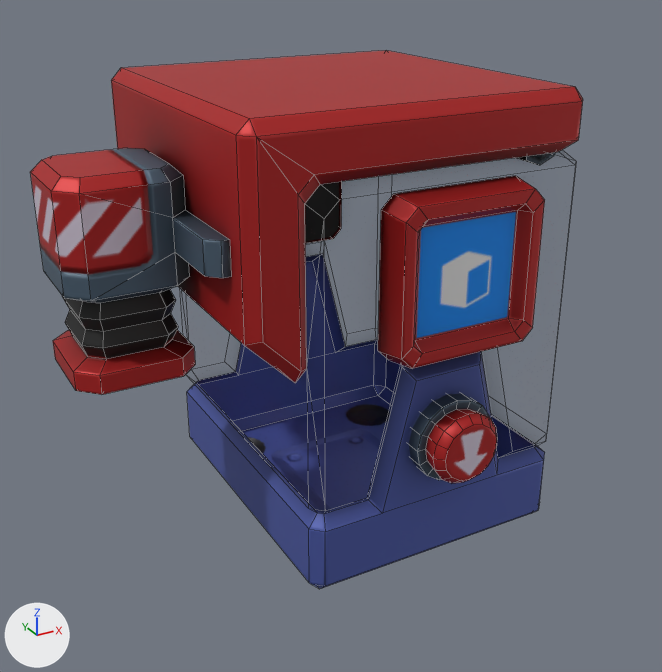
The FBX model Objects/Mesh/obj_factory_dropper_basic_01_off.fbx: old version first, new version second.
Both versions are drawn from a 50 mm lens placed at (-0.082, -0.1393, 0.0621), pointed at (-0.008, -0.0046, -0.0052). The axes (+X, +Y, +Z) are drawn at lower left. The lights are the same throughout. Mesh edges are drawn as thin lines. Where no turn or scale is listed for an object, it has been applied to the vertices.

Script lines for the objects in view, before the commit:
```python
me_cube_001 = bpy.data.meshes.new('Cube.001')
me_cube_001.from_pydata(...)  # 402 vertices, 338 faces; spans x -0.055..0.0292, y -0.0373..0.035, z -0.04..0.04
me_cube_001.materials.append(mat_dropper_basic_01)
ob_obj_factory_dropper_basic_01_lp = bpy.data.objects.new('obj_factory_dropper_basic_01_lp', me_cube_001)
ob_obj_factory_dropper_basic_01_lp.location = (0.0, 0.0, 0.0)
```
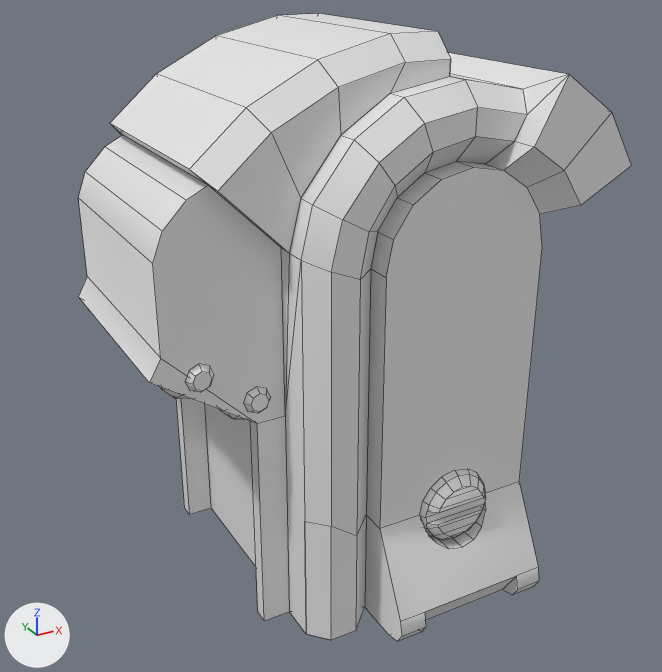
The change, as a list of edits to the scene's bpy script:
```text
Change me_cube_001:
    used by ob_obj_factory_dropper_basic_01_lp; location = (0.0, 0.0, 0.0)
    remove me_cube_001.from_pydata(...)  # 402 vertices, 338 faces; spans x -0.055..0.0292, y -0.0373..0.035, z -0.04..0.04
    remove me_cube_001.materials.append(mat_dropper_basic_01)
    add me_cube_001.from_pydata(...)  # 482 vertices, 400 faces; spans x -0.047..0.0306, y -0.0377..0.0377, z -0.05..0.0485
    me_cube_001 part 1: the loose piece of 106 vertices spanning x -0.035..0.025, y -0.03..0.03, z -0.04..0.04 is rebuilt with 322 vertices and now spans x -0.047..0.0306, y -0.0377..0.0377, z -0.05..0.0485
    me_cube_001 part 2: a new loose piece of 48 vertices spanning x -0.0445..-0.0338, y -0.0172..0.0172, z -0.0051..0.0056
    me_cube_001 part 3: a new loose piece of 48 vertices spanning x -0.0351..-0.0244, y -0.0172..0.0172, z -0.0112..-0.0004
    me_cube_001 part 4: a new loose piece of 16 vertices spanning x -0.0415..-0.0367, y -0.0211..-0.0199, z -0.0021..0.0027
    me_cube_001 part 5: a new loose piece of 16 vertices spanning x -0.0322..-0.0274, y -0.0211..-0.0199, z -0.0082..-0.0034
    me_cube_001 part 6: 6 loose pieces with 180 vertices, spanning x -0.0133..0.0292, y -0.0373..0.035, z -0.0224..0.0344, are deleted
    me_cube_001 part 7
    116 vertices are removed from x -0.055..-0.035, y -0.0242..0.0242, z -0.0039..0.03
    105 faces are deleted
```

Location of each change, [x1, y1, x2, y2] in pixels of the pictures (662 x 672 px):
'obj_factory_dropper_basic_01_lp', reshaped (16% taller): before [30, 50, 583, 589]; after [78, 14, 631, 641]
part 1 of me_cube_001, rebuilt (17% wider, 16% taller): before [111, 50, 583, 589]; after [78, 14, 631, 641]
part 2 of me_cube_001, added: after [160, 387, 191, 399]
part 3 of me_cube_001, added: after [221, 410, 243, 419]
part 4 of me_cube_001, added: after [186, 365, 214, 392]
part 5 of me_cube_001, added: after [244, 387, 270, 413]
part 6 of me_cube_001, deleted: before [305, 152, 556, 484]
part 7 of me_cube_001, deleted: before [30, 148, 231, 395]
